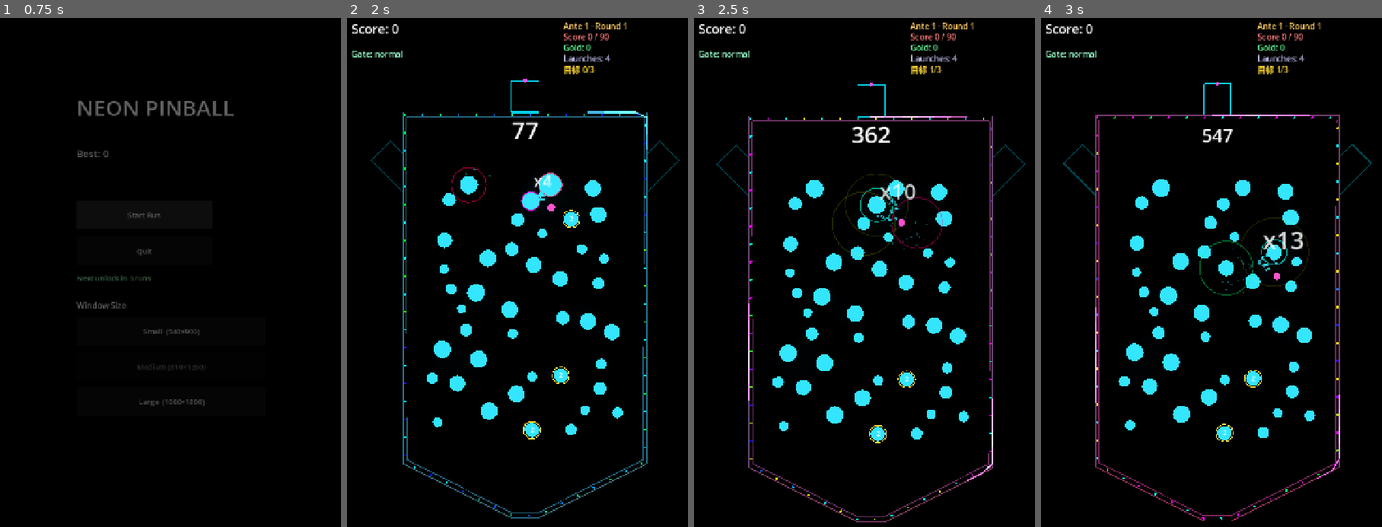
Above: before the commit, frames 1-4 (left to right).
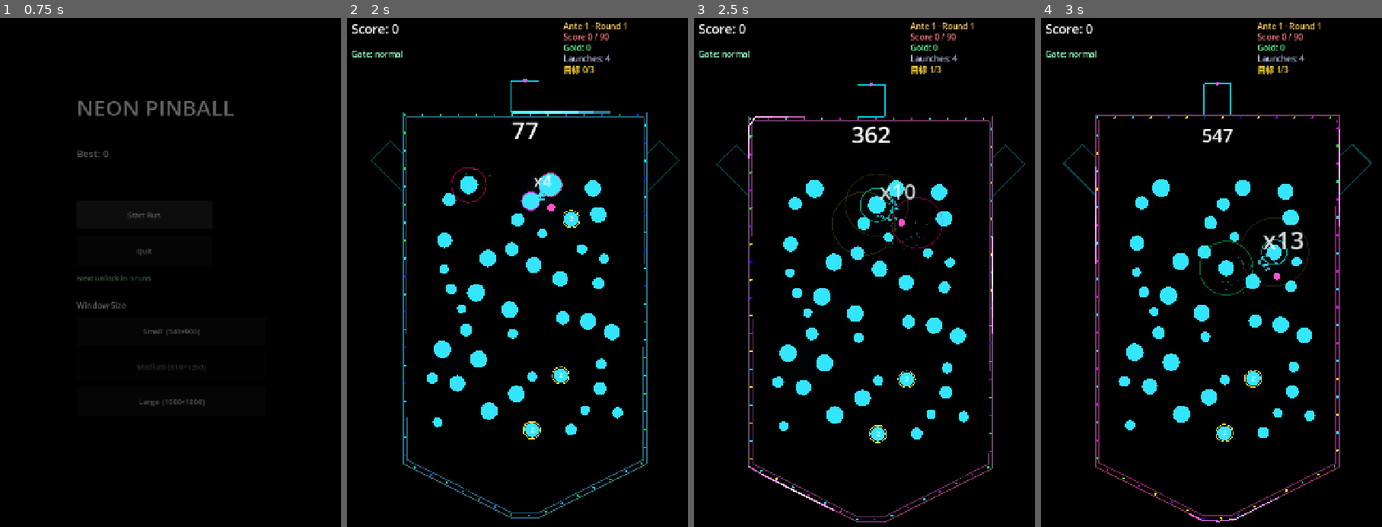
Above: after the commit, the same moments.

Repository: GencyZ/NeonPinball
Game: Godot game, scene res://scenes/main_menu.tscn
The game is run twice, just before and just after one commit, with the same random seed, the same clock (stepped at 60 frames per second) and the same inputs.
Inputs (mouse positions are in pixels of both pictures, inside the frame that each line leads up to):
- Up to frame 1 (0.75 s): click "Start Run" at 0.5 s
- Up to frame 2 (2 s): tap Enter at 1.25 s; move the mouse to (606, 282) at 1.27 s; hold D from 1.28 s (still down); hold Shift from 1.28 s (still down); click (606, 282) at 1.42 s; tap Space at 1.52 s
- Up to frame 3 (2.5 s): release D at 2 s; release Shift at 2 s; drag from (799, 343) to (854, 435) at 2.02 s
- Up to frame 4 (3 s): move the mouse to (1255, 180) at 2.77 s; hold D from 2.78 s (still down); tap Ctrl at 2.85 s

Frame 1 is identical in both runs. In frame 2, 0.4% of the frame differs, in the area x 16-89%, y 18-98%; in frame 3, 0.6%; in frame 4, 0.7%, in the area x 15-88%, y 18-100%.

Commit message:
feat: NeonFrame slower speed + frame_hue/ambient_value/frame_color (ambient flow + hue cycle)

Diff:
--- a/game/juice/neon_frame.gd
+++ b/game/juice/neon_frame.gd
@@ -27,7 +27,7 @@
 
 # 热度 → 流速（每秒绕框圈数）
 static func speed_for_heat(heat: float) -> float:
-	return lerpf(0.15, 0.8, clampf(heat, 0.0, 1.0))   # 平静 0.15 圈/s → 满热 0.8
+	return lerpf(0.10, 0.60, clampf(heat, 0.0, 1.0))   # idle 慢 → 满热提速（比旧 0.15/0.8 略慢）
 
 # 热度 → 脉冲峰值亮度倍率（>1 触发 bloom）
 static func brightness_for_heat(heat: float) -> float:
@@ -45,6 +45,26 @@
 # 色带半宽：热度越高色域越宽（冷色窄带 → 全频谱）
 static func hue_spread_for_heat(heat: float) -> float:
 	return lerpf(COOL_SPREAD, FULL_SPREAD, clampf(heat, 0.0, 1.0))
+
+const WAVE_COUNT := 5.0       # 行波波峰数（"多几处"）
+const HUE_CYCLE := 0.5        # 变色相位相对流动的速率比（缓慢变色）
+
+# 色相：以 hue_phase 缓慢循环的色带中心 + 位置展开（连击越热色带越宽）。
+static func frame_hue(p: float, flow_phase: float, hue_phase: float, heat: float) -> float:
+	var center := fposmod(COOL_HUE + hue_phase, 1.0)
+	var local := fposmod(p + flow_phase, 1.0)
+	var spread := hue_spread_for_heat(heat)
+	return fposmod(center + (local - 0.5) * 2.0 * spread, 1.0)
+
+# 明暗行波亮度：多波峰随 flow_phase 移动；波谷/波峰随热度变亮，峰值 >1 触发 bloom。
+static func ambient_value(p: float, flow_phase: float, heat: float) -> float:
+	var w := 0.5 + 0.5 * sin(TAU * (p * WAVE_COUNT - flow_phase))
+	var h := clampf(heat, 0.0, 1.0)
+	return lerpf(lerpf(0.35, 0.7, h), lerpf(1.5, 2.6, h), w)
+
+# 线/灯泡共用：行波色（色相 + 行波亮度）。
+static func frame_color(p: float, flow_phase: float, hue_phase: float, heat: float) -> Color:
+	return Color.from_hsv(frame_hue(p, flow_phase, hue_phase, heat), 1.0, ambient_value(p, flow_phase, heat))
 
 # 环位置 p∈[0,1) + 流动相位 + 热度 → 灯泡颜色。
 # 色相 = 青 ± 色带，沿环铺开；平静窄冷带、满热全彩虹。亮度随热度（>1 触发 bloom）。
--- a/game/tests/test_neon_frame.gd
+++ b/game/tests/test_neon_frame.gd
@@ -28,8 +28,8 @@
 	assert_eq(NeonFrameScript.pulse_count_for_heat(1.0), 4, "封顶 4 条")
 
 func test_speed_monotonic_and_range() -> void:
-	assert_almost_eq(NeonFrameScript.speed_for_heat(0.0), 0.15, 1e-4, "平静流速 0.15")
-	assert_almost_eq(NeonFrameScript.speed_for_heat(1.0), 0.8, 1e-4, "满热流速 0.8")
+	assert_almost_eq(NeonFrameScript.speed_for_heat(0.0), 0.10, 1e-4, "平静流速 0.10")
+	assert_almost_eq(NeonFrameScript.speed_for_heat(1.0), 0.60, 1e-4, "满热流速 0.60")
 	assert_gt(NeonFrameScript.speed_for_heat(1.0), NeonFrameScript.speed_for_heat(0.0), "流速随热度升")
 
 func test_brightness_monotonic_and_range() -> void:
@@ -94,3 +94,35 @@
 
 func test_bulb_color_saturated() -> void:
 	assert_almost_eq(NeonFrameScript.bulb_color(0.3, 0.2, 0.5).s, 1.0, 1e-3, "饱和度 1")
+
+func test_frame_hue_cool_band_idle() -> void:
+	for p in [0.0, 0.25, 0.5, 0.75]:
+		var h: float = NeonFrameScript.frame_hue(p, 0.0, 0.0, 0.0)
+		assert_between(h, 0.39, 0.61, "平静窄冷带 @%.2f" % p)
+
+func test_frame_hue_widens_with_heat() -> void:
+	var h0: float = NeonFrameScript.frame_hue(0.0, 0.0, 0.0, 1.0)
+	var h5: float = NeonFrameScript.frame_hue(0.5, 0.0, 0.0, 1.0)
+	assert_gt(absf(h0 - h5), 0.3, "满热跨多色相")
+
+func test_frame_hue_cycles_with_hue_phase() -> void:
+	var a: float = NeonFrameScript.frame_hue(0.5, 0.0, 0.0, 0.0)
+	var b: float = NeonFrameScript.frame_hue(0.5, 0.0, 0.25, 0.0)
+	assert_gt(absf(a - b), 0.2, "hue_phase 推进 → 色带中心移动（变色）")
+
+func test_ambient_value_range_and_hdr() -> void:
+	var seen_hi := 0.0
+	for i in 40:
+		var p := float(i) / 40.0
+		var v0 := NeonFrameScript.ambient_value(p, 0.0, 0.0)
+		assert_between(v0, 0.34, 1.51, "idle 值域 @%.2f" % p)
+		seen_hi = maxf(seen_hi, NeonFrameScript.ambient_value(p, 0.0, 1.0))
+	assert_gt(seen_hi, 1.0, "满热峰值 HDR >1")
+
+func test_ambient_value_wave_moves() -> void:
+	var a := NeonFrameScript.ambient_value(0.0, 0.0, 1.0)
+	var b := NeonFrameScript.ambient_value(0.0, 0.25, 1.0)
+	assert_gt(absf(a - b), 0.01, "波随相位移动")
+
+func test_frame_color_saturated() -> void:
+	assert_almost_eq(NeonFrameScript.frame_color(0.3, 0.1, 0.2, 0.5).s, 1.0, 1e-3, "饱和度 1")
